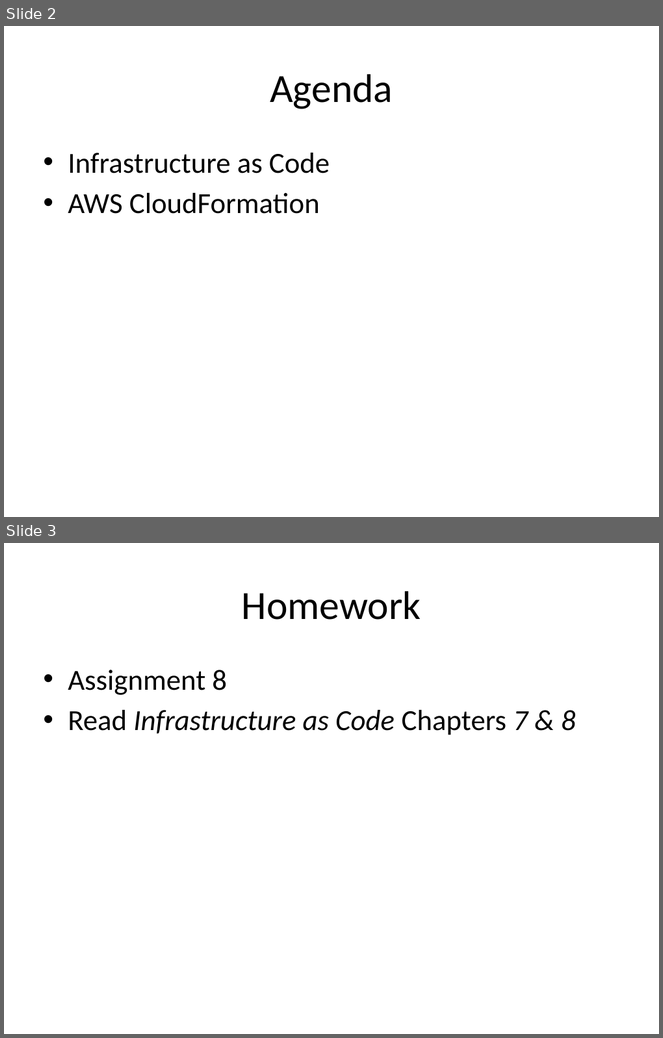
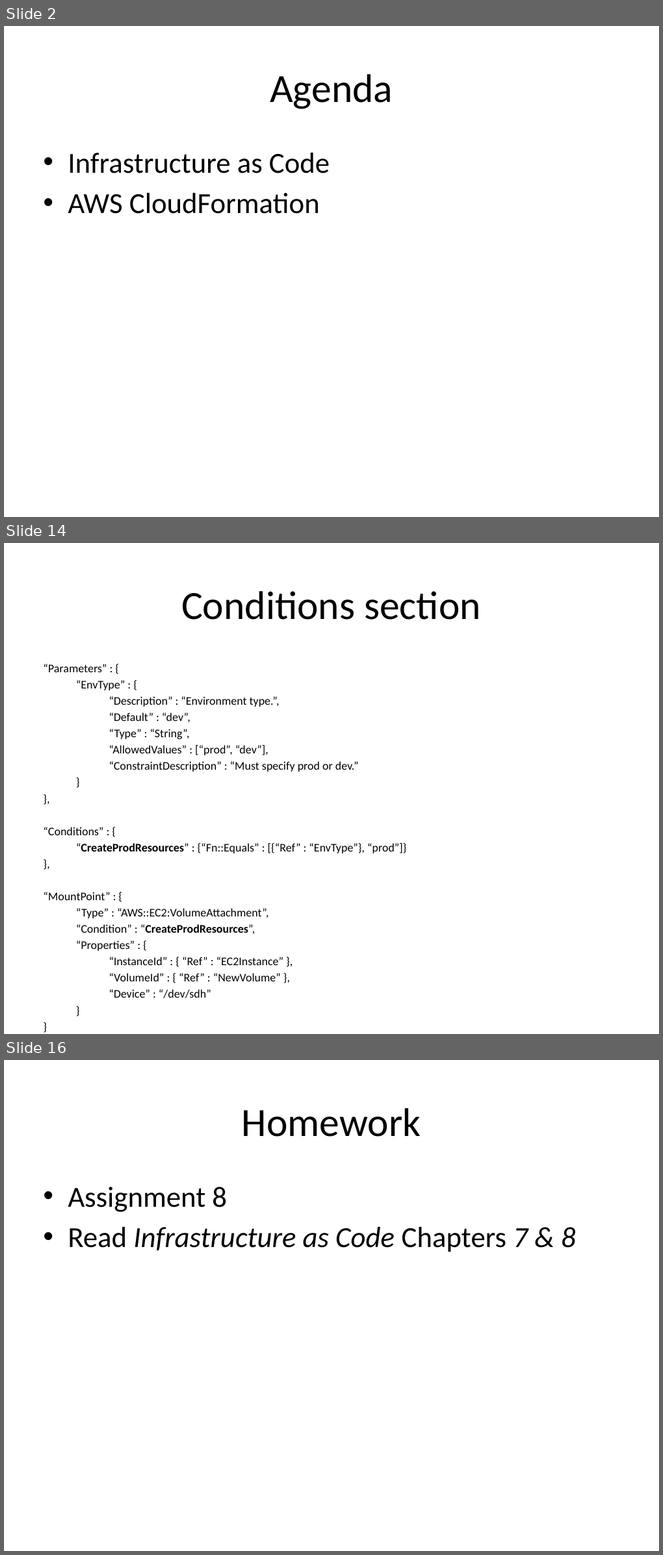
Before and after one commit to jasondbaker/infrastructure-class, a slide deck: infrastructure-week-9.pptx. Shown one above the other, each under a label of ours: slides 2 and 3 before the commit, slides 2, 14 and 16 after it; the slides between them are not shown. The pictures are 663x1038 and 663x1555 pixels, drawn with LibreOffice and Linux fonts; fonts in the diff are those of the drawing. Boxes give left, top, right and bottom in pixels: in the first picture for what was removed or moved away, otherwise in the second. Text is boxed around its words. In the diff, an @@ line names an element or a change of style, - is before the commit and + after.

```diff
--- a/infrastructure-week-9.pptx
+++ b/infrastructure-week-9.pptx
@@ slide 14 added at (4, 543, 659, 1034), background #FFFFFF @@
@@ title added at (181, 591, 481, 620), 44 pt, text #000000 @@
+Conditions section
@@ text added at (43, 664, 406, 999), 12.8 pt, text #000000 @@
+“Parameters” : {
+“EnvType” : {
+“Description” : “Environment type.”,
+“Default” : “dev”,
+“Type” : “String”,
+“AllowedValues” : [“prod”, “dev”],
+“ConstraintDescription” : “Must specify prod or dev.”
+}
+},
+“Conditions” : {
+“CreateProdResources” : {“Fn::Equals” : [{“Ref” : “EnvType”}, “prod”]}
+},
+“MountPoint” : {
+“Type” : “AWS::EC2:VolumeAttachment”,
+“Condition” : “CreateProdResources”,
+“Properties” : {
+“InstanceId” : { “Ref” : “EC2Instance” },
+“VolumeId” : { “Ref” : “NewVolume” },
+“Device” : “/dev/sdh”
+}
+}
@@ what was slide 3 is now slide 16 @@
```
Also in this commit, not shown: 12 other slides added, 1 other file.
